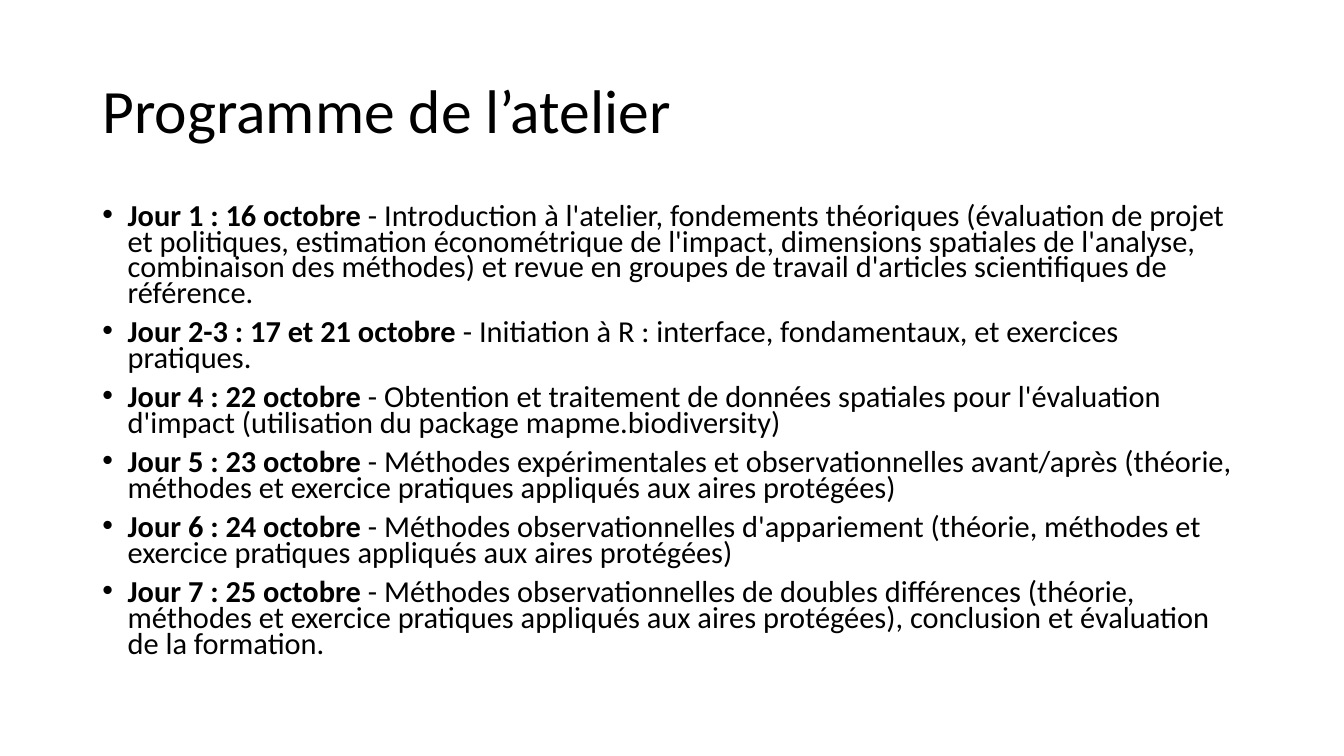
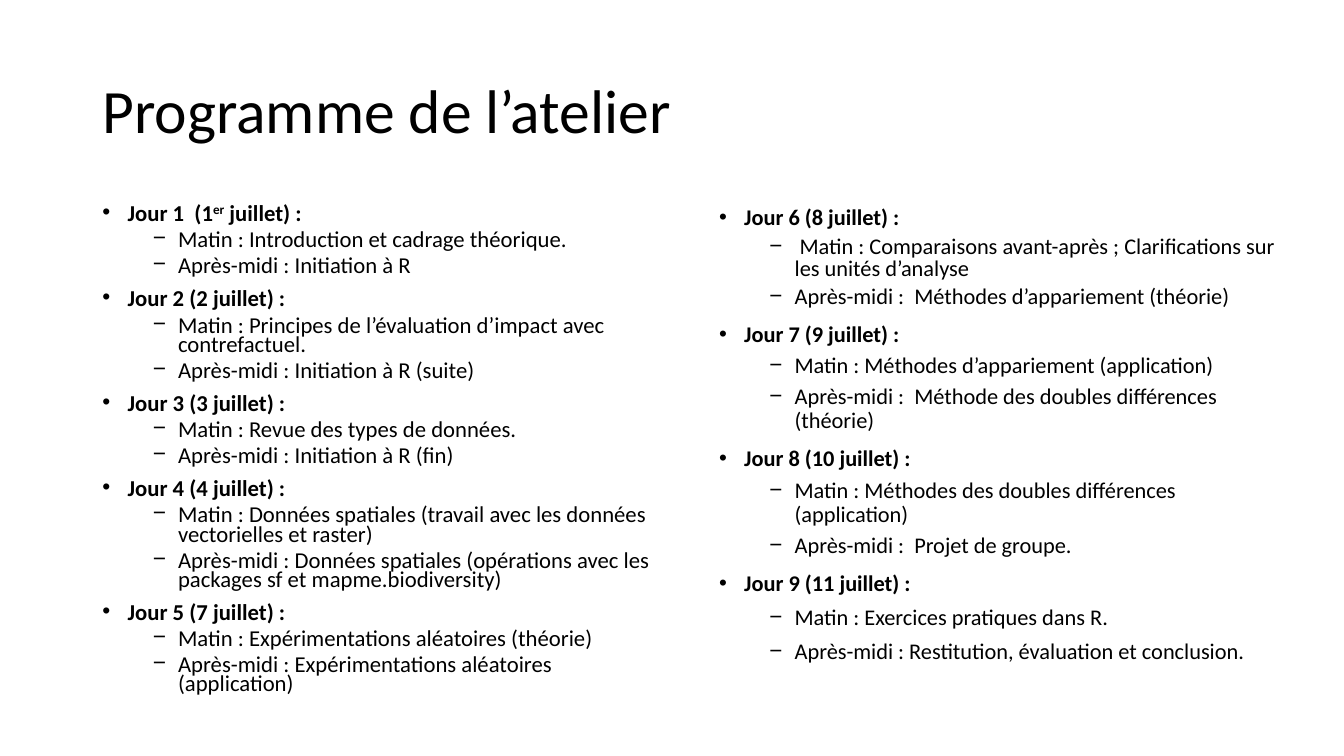
Before and after one commit to BETSAKA/statcap_impact_training, a slide deck: slide 7 of slides/fr/Jour 1_Introduction_Fondamentaux.pptx (slide 4 before the commit). Drawn at 1344x756 pixels with LibreOffice and Linux fonts; fonts in the diff are those of the drawing. Boxes give left, top, right and bottom in pixels: in the first picture for what was removed or moved away, otherwise in the second. Text is boxed around its words. In the diff, an @@ line names an element or a change of style, - is before the commit and + after.

Commit message:
Jour 1 Intro fondamentaux

```diff
--- a/slides/fr/Jour 1_Introduction_Fondamentaux.pptx
+++ b/slides/fr/Jour 1_Introduction_Fondamentaux.pptx
@@ text at bbox=[128, 204, 649, 695]: text changed; size 21.7 to 16.2 pt @@
-• Jour 1 : 16 octobre - Introduction à l'atelier, fondements théoriques (évaluation de projet et politiques, estimation économétrique de l'impact, dimensions spatiales de l'analyse, combinaison des méthodes) et revue en groupes de travail d'articles scientifiques de référence.
-• Jour 2-3 : 17 et 21 octobre - Initiation à R : interface, fondamentaux, et exercices pratiques.
-• Jour 4 : 22 octobre - Obtention et traitement de données spatiales pour l'évaluation d'impact (utilisation du package mapme.biodiversity)
-• Jour 5 : 23 octobre - Méthodes expérimentales et observationnelles avant/après (théorie, méthodes et exercice pratiques appliqués aux aires protégées)
-• Jour 6 : 24 octobre - Méthodes observationnelles d'appariement (théorie, méthodes et exercice pratiques appliqués aux aires protégées)
-• Jour 7 : 25 octobre - Méthodes observationnelles de doubles différences (théorie, méthodes et exercice pratiques appliqués aux aires protégées), conclusion et évaluation de la formation.
+• Jour 1 (1er juillet) :
+  − Matin : Introduction et cadrage théorique.
+  − Après-midi : Initiation à R
+• Jour 2 (2 juillet) :
+  − Matin : Principes de l’évaluation d’impact avec contrefactuel.
+  − Après-midi : Initiation à R (suite)
+• Jour 3 (3 juillet) :
+  − Matin : Revue des types de données.
+  − Après-midi : Initiation à R (fin)
+• Jour 4 (4 juillet) :
+  − Matin : Données spatiales (travail avec les données vectorielles et raster)
+  − Après-midi : Données spatiales (opérations avec les packages sf et mapme.biodiversity)
+• Jour 5 (7 juillet) :
+  − Matin : Expérimentations aléatoires (théorie)
+  − Après-midi : Expérimentations aléatoires (application)
@@ text added at bbox=[744, 208, 1274, 663], 16 pt, text #000000 @@
+• Jour 6 (8 juillet) :
+  − Matin : Comparaisons avant-après ; Clarifications sur les unités d’analyse
+  − Après-midi : Méthodes d’appariement (théorie)
+• Jour 7 (9 juillet) :
+  − Matin : Méthodes d’appariement (application)
+  − Après-midi : Méthode des doubles différences (théorie)
+• Jour 8 (10 juillet) :
+  − Matin : Méthodes des doubles différences (application)
+  − Après-midi : Projet de groupe.
+• Jour 9 (11 juillet) :
+  − Matin : Exercices pratiques dans R.
+  − Après-midi : Restitution, évaluation et conclusion.
```
Also in this commit, not shown: 3 other slides changed, 4 slides added, 18 slides removed, 3 other files.
